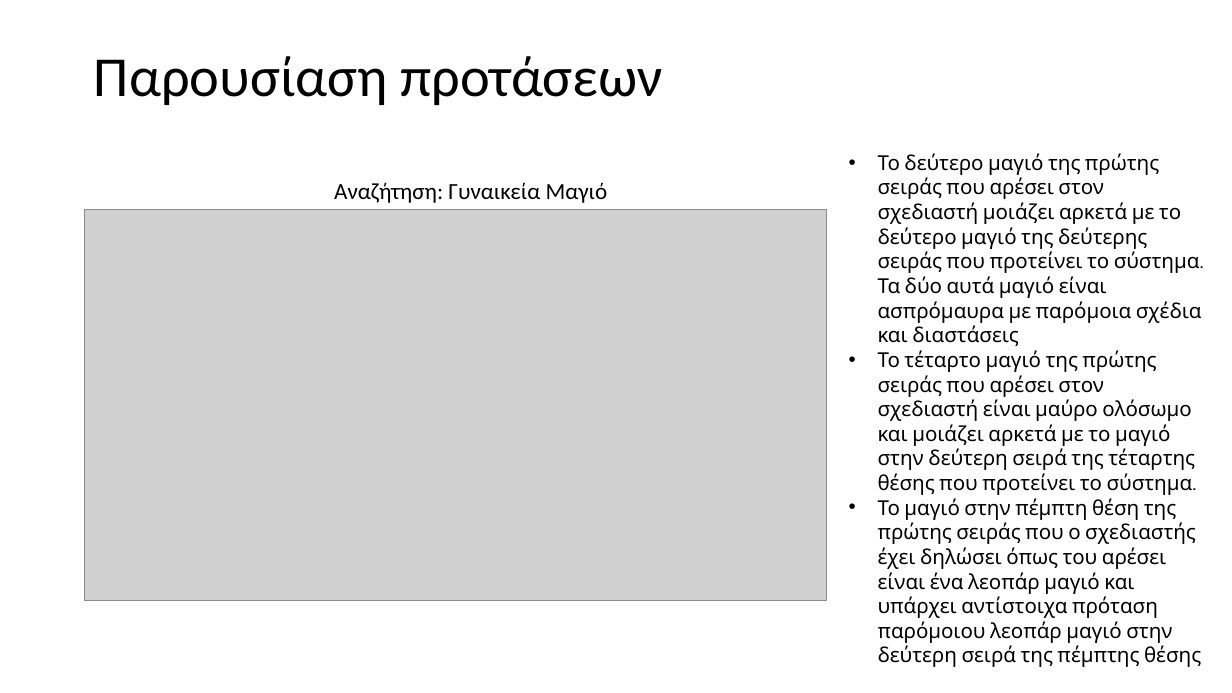
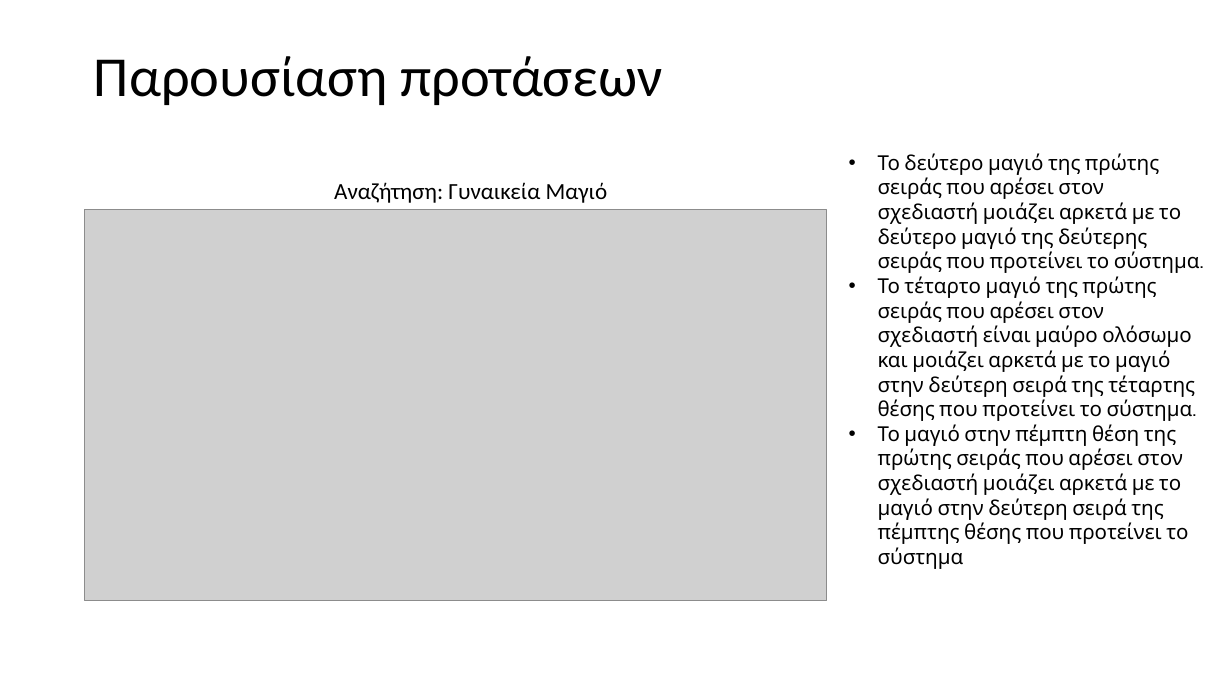
Before and after one commit to mpountou/General-Recommendation-Engine, a slide deck: slide 23 of παρουσίαση.pptx. Drawn at 1232x693 pixels with LibreOffice and Linux fonts; fonts in the diff are those of the drawing; grey boxes stand for pictures. Boxes give left, top, right and bottom in pixels: in the first picture for what was removed or moved away, otherwise in the second. Text is boxed around its words. In the diff, an @@ line names an element or a change of style, - is before the commit and + after.

```diff
--- a/παρουσίαση.pptx
+++ b/παρουσίαση.pptx
@@ text at bbox=[878, 153, 1200, 273]: text changed @@
-• Το δεύτερο μαγιό της πρώτης σειράς που αρέσει στον σχεδιαστή μοιάζει αρκετά με το δεύτερο μαγιό της δεύτερης σειράς που προτείνει το σύστημα. Τα δύο αυτά μαγιό είναι ασπρόμαυρα με παρόμοια σχέδια και διαστάσεις
+• Το δεύτερο μαγιό της πρώτης σειράς που αρέσει στον σχεδιαστή μοιάζει αρκετά με το δεύτερο μαγιό της δεύτερης σειράς που προτείνει το σύστημα.
@@ text at bbox=[878, 424, 1188, 569]: text changed @@
-• Το μαγιό στην πέμπτη θέση της πρώτης σειράς που ο σχεδιαστής έχει δηλώσει όπως του αρέσει είναι ένα λεοπάρ μαγιό και υπάρχει αντίστοιχα πρόταση παρόμοιου λεοπάρ μαγιό στην δεύτερη σειρά της πέμπτης θέσης
+• Το μαγιό στην πέμπτη θέση της πρώτης σειράς που αρέσει στον σχεδιαστή μοιάζει αρκετά με το μαγιό στην δεύτερη σειρά της πέμπτης θέσης που προτείνει το σύστημα
```
Also in this commit, not shown: 12 other slides changed, 1 slide added, 1 slide removed, 1 other file.
